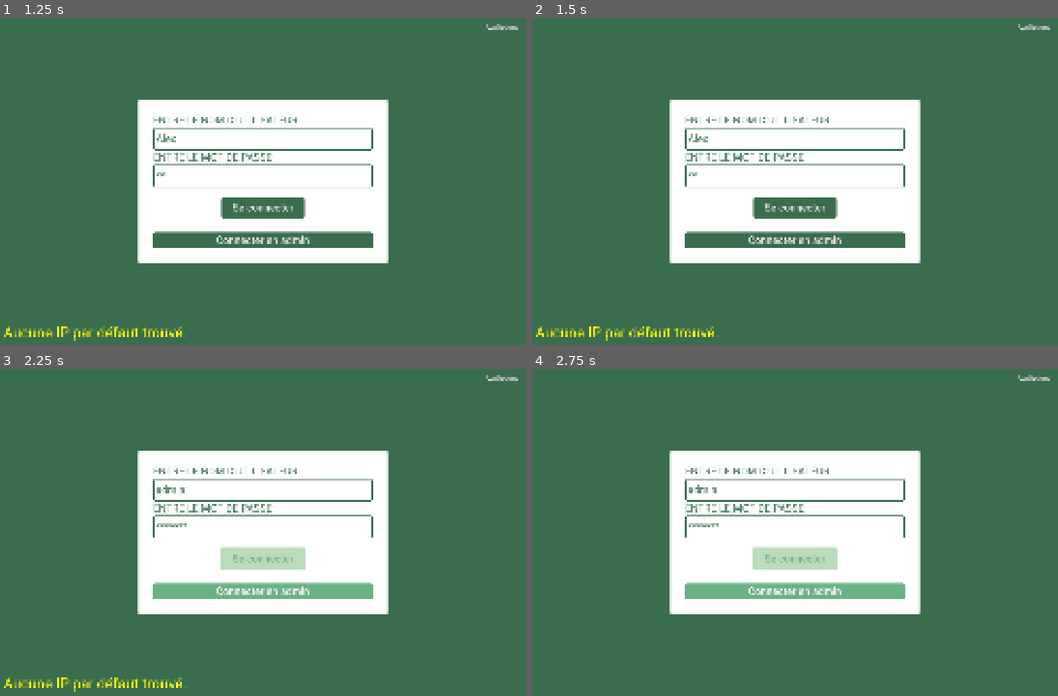
Above: before the commit, frames 1-4 (two rows, left to right).
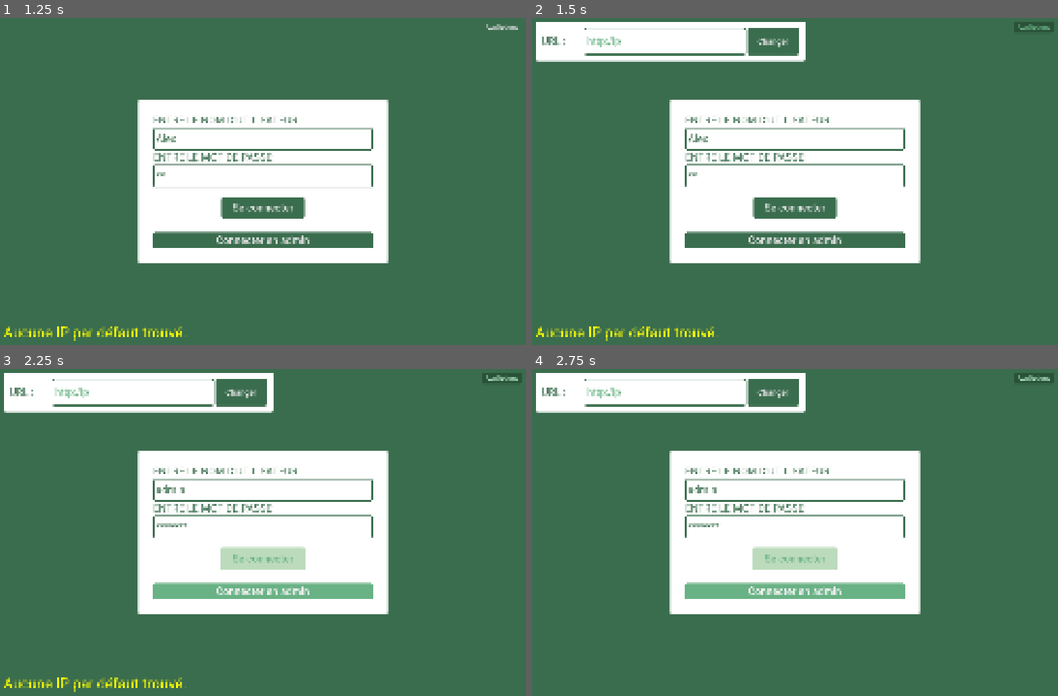
Above: after the commit, the same moments.

Repository: Animo105/tout-cru-dans-le-bec
Game: Godot game, scene res://app_init.tscn
The game is run twice, just before and just after one commit, with the same random seed, the same clock (stepped at 60 frames per second) and the same inputs.
Inputs (mouse positions are in pixels of both pictures, inside the frame that each line leads up to):
- Up to frame 1 (1.25 s): click (263, 138) at 0.52 s; type "Alex" at 0.6 s; click (263, 174) at 0.75 s; type "12" at 0.83 s
- Up to frame 2 (1.5 s): click "AppOptions" at 1.25 s
- Up to frame 3 (2.25 s): click "Connecter en admin" at 2 s
- Up to frame 4 (2.75 s): no input

Frame 1 is identical in both runs. In frame 2, 5.8% of the frame differs, in the area x 0-100%, y 1-46%; in frame 3, 5.5%; in frame 4, 5.5%.

Commit message:
user panel UI

Diff:
--- a/app_init.tscn
+++ b/app_init.tscn
@@ -14,20 +14,6 @@
 grow_horizontal = 2
 grow_vertical = 2
 script = ExtResource("1_n5gwl")
-
-[node name="Button" type="Button" parent="." unique_id=515828297]
-layout_mode = 1
-anchors_preset = 1
-anchor_left = 1.0
-anchor_right = 1.0
-offset_left = -228.0
-offset_top = 30.0
-offset_right = -30.0
-offset_bottom = 86.0
-grow_horizontal = 0
-theme_override_font_sizes/font_size = 30
-toggle_mode = true
-text = "AppOptions"
 
 [node name="Login" type="CenterContainer" parent="." unique_id=145877602]
 layout_mode = 0
@@ -109,6 +95,20 @@
 layout_mode = 2
 text = "Connecter en admin"
 
+[node name="Button" type="Button" parent="." unique_id=515828297]
+layout_mode = 1
+anchors_preset = 1
+anchor_left = 1.0
+anchor_right = 1.0
+offset_left = -228.0
+offset_top = 30.0
+offset_right = -30.0
+offset_bottom = 86.0
+grow_horizontal = 0
+theme_override_font_sizes/font_size = 30
+toggle_mode = true
+text = "AppOptions"
+
 [node name="UrlOption" type="PanelContainer" parent="." unique_id=1193223957]
 visible = false
 custom_minimum_size = Vector2(1300, 0)
--- a/globals/autoloads/globals.gd
+++ b/globals/autoloads/globals.gd
@@ -10,6 +10,12 @@
 var activities : Array[Activity] = []
 var users : Array[User] = []
 
+func get_user_by_id(id : int) -> User:
+	for user : User in users:
+		if user.id == id:
+			return user
+	return null
+
 func get_stock(id : int, is_raw : bool = true) -> Stock:
 	var type : Stock.StockType = Stock.StockType.Cru if is_raw else Stock.StockType.Deshydrate
 	for stock in stocks:
--- a/input_field.gd
+++ /dev/null
@@ -1,16 +0,0 @@
-extends HBoxContainer
-class_name InputField
-
-@export var number_only : bool = false
-
-@onready var line_edit: LineEdit = $LineEdit
-
-var label : Label = Label.new()
-
-var input : Variant
-
-func _set_number_only(value : bool):
-	number_only = value
-
-func _ready() -> void:
-	line_edit.grab_focus()
--- a/scenes/admin_panel/admin_panel.tscn
+++ b/scenes/admin_panel/admin_panel.tscn
@@ -2,8 +2,8 @@
 
 [ext_resource type="Script" uid="uid://dpguh37nfevex" path="res://scenes/admin_panel/admin_panel.gd" id="1_sdgor"]
 [ext_resource type="Theme" uid="uid://cbrmgvtgi1by7" path="res://assets/themes/label_title.tres" id="1_tvw0j"]
-[ext_resource type="PackedScene" uid="uid://dlcqpc2aaay8f" path="res://scenes/admin_panel/admin_scenes/format_panel.tscn" id="2_cqc4f"]
-[ext_resource type="PackedScene" uid="uid://0mxd8tmv50nd" path="res://scenes/admin_panel/admin_scenes/user_panel.tscn" id="4_g4htw"]
+[ext_resource type="PackedScene" uid="uid://dlcqpc2aaay8f" path="res://scenes/admin_panel/admin_scenes/format_panel/format_panel.tscn" id="2_cqc4f"]
+[ext_resource type="PackedScene" uid="uid://0mxd8tmv50nd" path="res://scenes/admin_panel/admin_scenes/user_panel/user_panel.tscn" id="4_g4htw"]
 [ext_resource type="PackedScene" uid="uid://c512kt248fv6q" path="res://pop_up/confirm_popup/confirm_pop_up.tscn" id="5_smfo1"]
 [ext_resource type="PackedScene" uid="uid://c4wqkti8sbbmt" path="res://scenes/admin_panel/admin_scenes/variety_panel.tscn" id="5_ykh32"]
 
--- a/scenes/admin_panel/admin_scenes/format_panel.tscn
+++ /dev/null
@@ -1,38 +0,0 @@
-[gd_scene format=3 uid="uid://dlcqpc2aaay8f"]
-
-[ext_resource type="Script" uid="uid://c1e0mbecg3rhf" path="res://scenes/admin_panel/admin_scenes/format_panel.gd" id="1_awkre"]
-[ext_resource type="PackedScene" uid="uid://c512kt248fv6q" path="res://pop_up/confirm_popup/confirm_pop_up.tscn" id="2_thgcg"]
-
-[node name="FormatPanel" type="PanelContainer" unique_id=1670210616]
-anchors_preset = 15
-anchor_right = 1.0
-anchor_bottom = 1.0
-grow_horizontal = 2
-grow_vertical = 2
-script = ExtResource("1_awkre")
-
-[node name="MarginContainer" type="MarginContainer" parent="." unique_id=1974150205]
-layout_mode = 2
-theme_override_constants/margin_left = 20
-theme_override_constants/margin_top = 20
-theme_override_constants/margin_right = 20
-theme_override_constants/margin_bottom = 20
-
-[node name="FormatList" type="VBoxContainer" parent="MarginContainer" unique_id=1390501849]
-layout_mode = 2
-
-[node name="HBoxContainer" type="HBoxContainer" parent="MarginContainer/FormatList" unique_id=1353633245]
-layout_mode = 2
-
-[node name="NewFormatButton" type="Button" parent="MarginContainer/FormatList/HBoxContainer" unique_id=837344334]
-layout_mode = 2
-text = "Nouveau Format"
-
-[node name="HSeparator" type="HSeparator" parent="MarginContainer/FormatList" unique_id=1183651355]
-layout_mode = 2
-theme_override_constants/separation = 30
-
-[node name="PopUp" parent="." unique_id=519498358 instance=ExtResource("2_thgcg")]
-visible = false
-
-[connection signal="pressed" from="MarginContainer/FormatList/HBoxContainer/NewFormatButton" to="." method="_on_new_format_button_pressed"]
--- a/scenes/admin_panel/field.tscn
+++ b/scenes/admin_panel/admin_scenes/format_panel/field.tscn
@@ -1,6 +1,6 @@
 [gd_scene format=3 uid="uid://b5kw1d6r8tm0e"]
 
-[ext_resource type="Script" uid="uid://be3arpmh76r8m" path="res://scenes/admin_panel/field.gd" id="1_68k0w"]
+[ext_resource type="Script" uid="uid://be3arpmh76r8m" path="res://scenes/admin_panel/admin_scenes/format_panel/field.gd" id="1_68k0w"]
 
 [node name="Field" type="HBoxContainer" unique_id=2135590530]
 anchors_preset = 10
--- a/scenes/admin_panel/admin_scenes/format_panel.gd
+++ b/scenes/admin_panel/admin_scenes/format_panel/format_panel.gd
@@ -1,7 +1,7 @@
 extends PanelContainer
 
 @onready var pop_up: ConfirmPanel = $PopUp
-@onready var format_list: VBoxContainer = $MarginContainer/FormatList
+@onready var format_list: VBoxContainer = $FormatList
 
 var fields : Dictionary[int, Field] = {}
 
--- /dev/null
+++ b/scenes/admin_panel/admin_scenes/format_panel/format_panel.tscn
@@ -0,0 +1,31 @@
+[gd_scene format=3 uid="uid://dlcqpc2aaay8f"]
+
+[ext_resource type="Script" uid="uid://c1e0mbecg3rhf" path="res://scenes/admin_panel/admin_scenes/format_panel/format_panel.gd" id="1_awkre"]
+[ext_resource type="PackedScene" uid="uid://c512kt248fv6q" path="res://pop_up/confirm_popup/confirm_pop_up.tscn" id="2_thgcg"]
+
+[node name="FormatPanel" type="PanelContainer" unique_id=1670210616]
+anchors_preset = 15
+anchor_right = 1.0
+anchor_bottom = 1.0
+grow_horizontal = 2
+grow_vertical = 2
+script = ExtResource("1_awkre")
+
+[node name="PopUp" parent="." unique_id=519498358 instance=ExtResource("2_thgcg")]
+visible = false
+
+[node name="FormatList" type="VBoxContainer" parent="." unique_id=1390501849]
+layout_mode = 2
+
+[node name="HBoxContainer" type="HBoxContainer" parent="FormatList" unique_id=1353633245]
+layout_mode = 2
+
+[node name="NewFormatButton" type="Button" parent="FormatList/HBoxContainer" unique_id=837344334]
+layout_mode = 2
+text = "Nouveau Format"
+
+[node name="HSeparator" type="HSeparator" parent="FormatList" unique_id=1183651355]
+layout_mode = 2
+theme_override_constants/separation = 30
+
+[connection signal="pressed" from="FormatList/HBoxContainer/NewFormatButton" to="." method="_on_new_format_button_pressed"]
--- a/scenes/admin_panel/admin_scenes/user_panel.gd
+++ b/scenes/admin_panel/admin_scenes/user_panel/user_panel.gd
@@ -5,12 +5,31 @@
 @onready var password_line_edit: LineEdit = %PasswordLineEdit
 @onready var option_button: OptionButton = %OptionButton
 @onready var pop_up_user: CanvasLayer = %PopUpUser
+@onready var user_table: GridContainer = %UserTable
+
+var table_rows : Dictionary[int, UserTableRow] = {} #userid, row
 
 # Called when the node enters the scene tree for the first time.
 func _ready() -> void:
 	option_button.add_item("Utilisateur", 0)
 	option_button.add_item("Super utilisateur", 1)
 
+
+	# ajoute les users
+	for user : User in Globals.users:
+		var row = UserTableRow.new(user)
+		row.insert_in_grid_container(user_table)
+		row.delete_button.pressed(_on_delete_user_pressed.bind(user.id))
+		row.edit_button.pressed(_on_edit_user_pressed.bind(user.id))
+
+func _on_edit_user_pressed(id : int):
+	var row = table_rows[id]
+	var user = Globals.get_user_by_id(id)
+
+func _on_delete_user_pressed(id : int):
+	table_rows[id].remove_row()
+	table_rows.erase(id)
+	var user = Globals.get_user_by_id(id)
 
 func _on_new_user_button_pressed() -> void:
 	pop_up_user.show()
--- a/scenes/admin_panel/admin_scenes/user_panel.tscn
+++ b/scenes/admin_panel/admin_scenes/user_panel/user_panel.tscn
@@ -1,8 +1,7 @@
 [gd_scene format=3 uid="uid://0mxd8tmv50nd"]
 
 [ext_resource type="Theme" uid="uid://baf6xmff37gsi" path="res://assets/themes/dark_theme.tres" id="1_06gjd"]
-[ext_resource type="Script" uid="uid://c5gd8h52aglb3" path="res://scenes/admin_panel/admin_scenes/user_panel.gd" id="1_wawl8"]
-[ext_resource type="PackedScene" uid="uid://b77nghwkq1twn" path="res://scenes/admin_panel/admin_scenes/user_sub_scene.tscn" id="3_vpl4p"]
+[ext_resource type="Script" uid="uid://c5gd8h52aglb3" path="res://scenes/admin_panel/admin_scenes/user_panel/user_panel.gd" id="1_wawl8"]
 
 [sub_resource type="StyleBoxFlat" id="StyleBoxFlat_06gjd"]
 bg_color = Color(0, 0, 0, 0.47843137)
@@ -127,19 +126,25 @@
 layout_mode = 2
 text = "Utilisateurs"
 
-[node name="HBoxContainer2" type="HBoxContainer" parent="FormatList" unique_id=1811879408]
+[node name="UserTable" type="GridContainer" parent="FormatList" unique_id=1638579476]
+unique_name_in_owner = true
 layout_mode = 2
+columns = 4
 
-[node name="UsernameLabel" type="Label" parent="FormatList/HBoxContainer2" unique_id=1454807573]
+[node name="UsernameLabel" type="Label" parent="FormatList/UserTable" unique_id=1454807573]
 layout_mode = 2
+size_flags_horizontal = 3
 text = "Username:"
 
-[node name="PermissionsLabel" type="Label" parent="FormatList/HBoxContainer2" unique_id=1107482727]
+[node name="PermissionsLabel" type="Label" parent="FormatList/UserTable" unique_id=1107482727]
 layout_mode = 2
 size_flags_horizontal = 3
 text = "Permissions:"
 
-[node name="UserSubScene" parent="FormatList" unique_id=682151104 instance=ExtResource("3_vpl4p")]
+[node name="Control" type="Control" parent="FormatList/UserTable" unique_id=1428477786]
+layout_mode = 2
+
+[node name="Control2" type="Control" parent="FormatList/UserTable" unique_id=46954630]
 layout_mode = 2
 
 [connection signal="pressed" from="PopUpUser/CenterContainer/PanelContainer/MarginContainer/VBoxContainer/HBoxContainer/Confirmer" to="." method="_on_confirmer_pressed"]
--- /dev/null
+++ b/scenes/admin_panel/admin_scenes/user_panel/user_table_row.gd
@@ -0,0 +1,29 @@
+extends PanelContainer
+class_name UserTableRow
+
+var name_label : Label = Label.new()
+var is_admin_label : Label = Label.new()
+
+var delete_button : Button = Button.new()
+var edit_button : Button = Button.new()
+
+func _init(user : User) -> void:
+	name_label.text = user.name
+	if user.user_type == User.UserType.SuperUser:
+		is_admin_label.text = "Admin"
+	else:
+		is_admin_label.text = ""
+	delete_button.text = "Supprimer"
+	edit_button.text = "Modifier"
+
+func remove_row():
+	name_label.get_parent().remove_child(name_label)
+	is_admin_label.get_parent().remove_child(is_admin_label)
+	edit_button.get_parent().remove_child(edit_button)
+	delete_button.get_parent().remove_child(delete_button)
+
+func insert_in_grid_container(grid_container : GridContainer):
+	grid_container.add_child(name_label)
+	grid_container.add_child(is_admin_label)
+	grid_container.add_child(edit_button)
+	grid_container.add_child(delete_button)
--- a/scenes/admin_panel/admin_scenes/user_sub_scene.gd
+++ /dev/null
@@ -1,6 +0,0 @@
-extends PanelContainer
-
-
-# Called when the node enters the scene tree for the first time.
-func _ready() -> void:
-	pass # Replace with function body.
--- a/scenes/admin_panel/admin_scenes/user_sub_scene.tscn
+++ /dev/null
@@ -1,37 +0,0 @@
-[gd_scene format=3 uid="uid://b77nghwkq1twn"]
-
-[ext_resource type="Script" uid="uid://db7d6etbow6il" path="res://scenes/admin_panel/admin_scenes/user_sub_scene.gd" id="1_1u1gs"]
-
-[node name="UserSubScene" type="PanelContainer" unique_id=682151104]
-anchors_preset = 10
-anchor_right = 1.0
-offset_bottom = 120.0
-grow_horizontal = 2
-script = ExtResource("1_1u1gs")
-
-[node name="VBoxContainer" type="HBoxContainer" parent="." unique_id=589129400]
-layout_mode = 2
-
-[node name="UserName" type="Label" parent="VBoxContainer" unique_id=1240843172]
-layout_mode = 2
-size_flags_horizontal = 3
-size_flags_vertical = 0
-text = "Not Set"
-
-[node name="Permissions" type="Label" parent="VBoxContainer" unique_id=1070612309]
-layout_mode = 2
-size_flags_horizontal = 3
-size_flags_vertical = 0
-text = "Not Set"
-
-[node name="Modifier" type="Button" parent="VBoxContainer" unique_id=684547077]
-layout_mode = 2
-size_flags_horizontal = 8
-size_flags_vertical = 0
-text = "Modifier"
-
-[node name="Supprimer" type="Button" parent="VBoxContainer" unique_id=1732735763]
-layout_mode = 2
-size_flags_horizontal = 8
-size_flags_vertical = 0
-text = "Supprimer"
Not shown: 1 places in app_init.tscn that only renumber resources
Not shown, removed: input_field.gd.uid
Renamed: scenes/admin_panel/field.gd -> scenes/admin_panel/admin_scenes/format_panel/field.gd
Renamed: scenes/admin_panel/field.gd.uid -> scenes/admin_panel/admin_scenes/format_panel/field.gd.uid
Renamed: scenes/admin_panel/admin_scenes/format_panel.gd.uid -> scenes/admin_panel/admin_scenes/format_panel/format_panel.gd.uid
Renamed: scenes/admin_panel/admin_scenes/user_panel.gd.uid -> scenes/admin_panel/admin_scenes/user_panel/user_panel.gd.uid
Renamed: scenes/admin_panel/admin_scenes/user_sub_scene.gd.uid -> scenes/admin_panel/admin_scenes/user_panel/user_table_row.gd.uid
